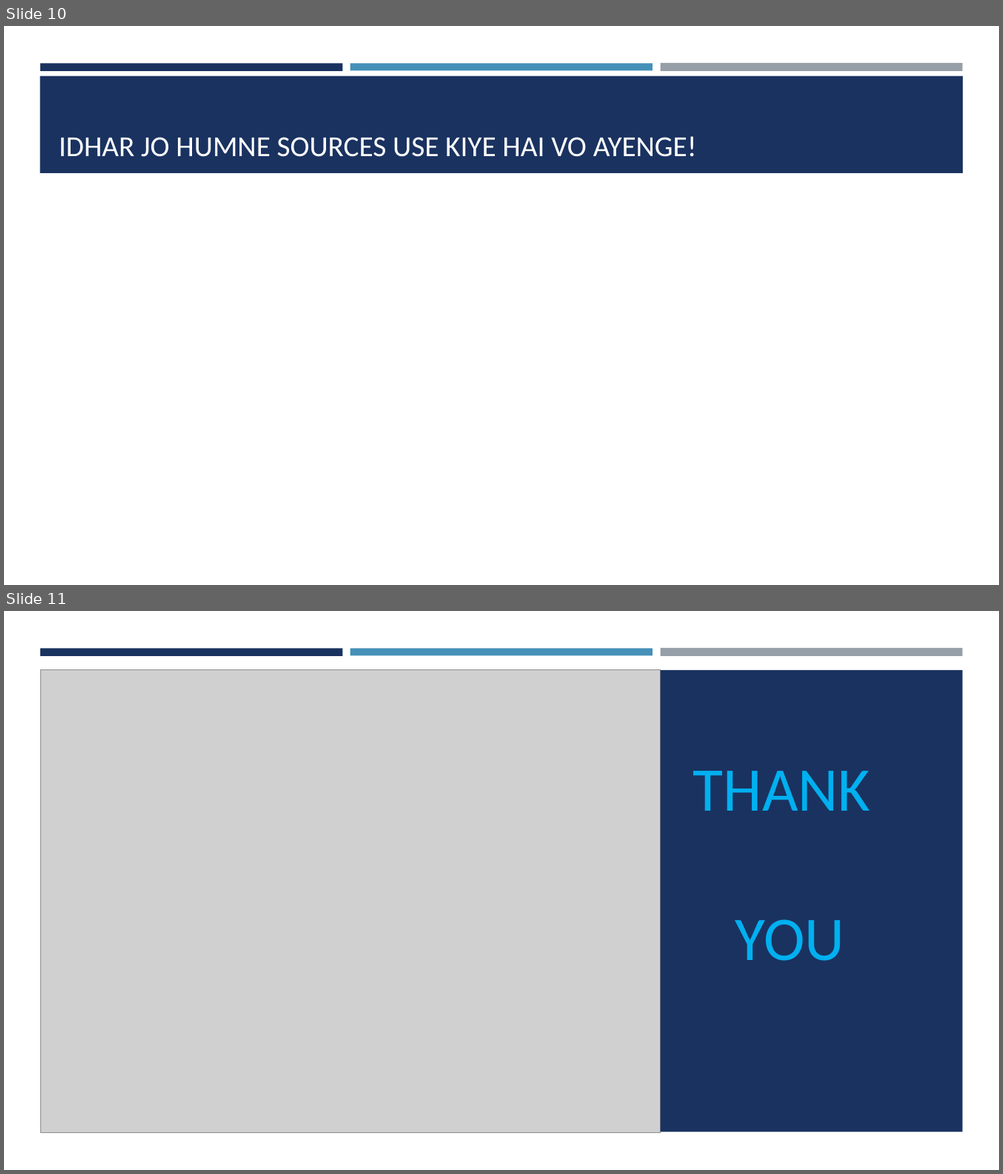
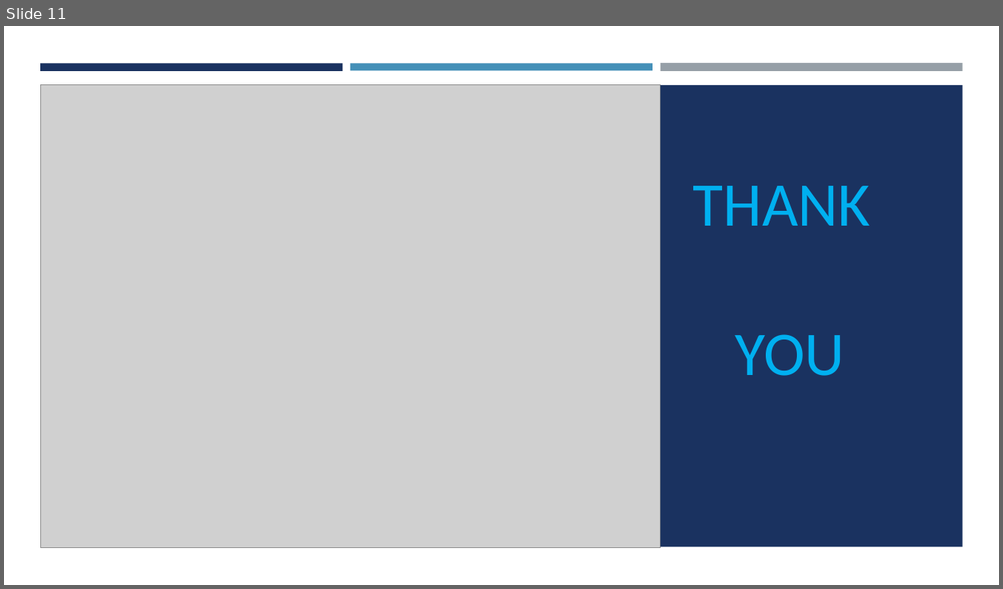
Before and after one commit to Hs-14/Procoders_Arcadeers, a slide deck: arcadeers.pptx. Shown one above the other, each under a label of ours: slides 10 and 11 before the commit, slide 11 after it. The pictures are 1003x1174 and 1003x589 pixels, drawn with LibreOffice and Linux fonts; fonts in the diff are those of the drawing; grey boxes stand for pictures. Boxes give left, top, right and bottom in pixels: in the first picture for what was removed or moved away, otherwise in the second. Text is boxed around its words. In the diff, an @@ line names an element or a change of style, - is before the commit and + after.

```diff
--- a/arcadeers.pptx
+++ b/arcadeers.pptx
@@ slide 10 removed at [4,26,999,585], background #FFFFFF @@
@@ rectangle removed at [40,63,343,70] @@
@@ rectangle removed at [350,63,652,70] @@
@@ rectangle removed at [660,63,962,72] @@
@@ rectangle removed at [40,76,963,173] @@
@@ title removed at [59,136,697,157] @@
-IDHAR JO HUMNE SOURCES USE KIYE HAI VO AYENGE!
```
Also in this commit, not shown: 8 slides changed, 2 slides added, 1 other slide removed.
